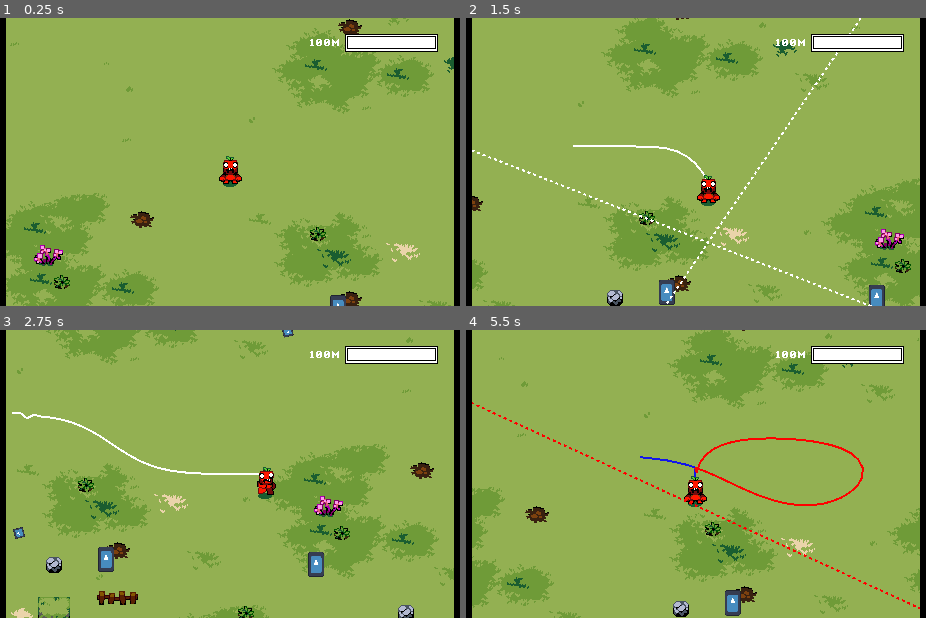
Above: before the commit, frames 1-4 (two rows, left to right).
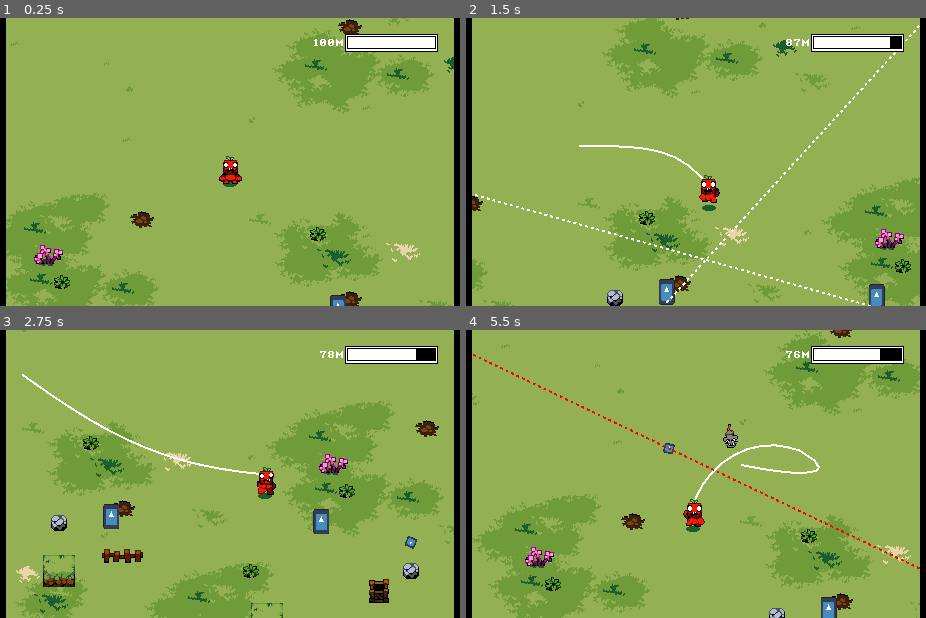
Above: after the commit, the same moments.

Repository: elementary-luke/GMTK2025
Game: Godot game, scene res://scenes/main.tscn
Two runs of this game, one before a commit and one after it. Both use one fixed random seed, a clock stepped at 60 frames per second and the inputs below. The engine's default icon, where the game draws it, is replaced by a stand-in: a white triangle on a blue panel in a dark square.
Inputs:
- Up to frame 1 (0.25 s): no input
- Up to frame 2 (1.5 s): tap Enter at 0.5 s; hold Right (right) 0.53-1.28 s; tap Space (main_action) at 0.6, 1.35 s; hold Down (down) from 1.28 s (still down)
- Up to frame 3 (2.75 s): release Down (down) at 2.03 s; hold Right (right) from 2.03 s (still down); tap Space (main_action) at 2.1 s
- Up to frame 4 (5.5 s): release Right (right) at 2.78 s; hold Up (up) 2.78-3.53 s; tap Space (main_action) every 0.75 s from 2.85 to 5.1 s; hold Left (left) 3.53-5.03 s; hold Down (down) from 5.03 s (still down)

The runs differ from the first frame. In frame 1, less than 0.1% of the frame differs, in the area x 67-75%, y 7-10%; in frame 2, 2.2%; in frame 3, 27%; in frame 4, 27%, in the area x 1-99%, y 0-100%.

Commit message:
ammo bard

Diff:
--- a/rope.gd
+++ b/rope.gd
@@ -1,9 +1,10 @@
 extends Node2D
 var segments = []
-var seg_len = 10.0
+var seg_len = 15.0
 var start_nsegments = 10
 var start_pos = Vector2(0.0, 0.0)
 var segments_in_loop = 10
+var rope_phy_iterations = 20
 var collision_radius = 2.0
 var intersection_counter = 0
 var intersection_max = 10
@@ -77,11 +78,11 @@
 	resolve_collisions()
 
 	if Global.Player.moving:
-		for i in range(0, 5):
+		for i in range(0, rope_phy_iterations):
 			apply_distance_constraints()
 			resolve_collisions()
 
-		for i in range(0, 5):
+		for i in range(0, rope_phy_iterations):
 			apply_smoothing_constraints()
 			resolve_collisions()
 
--- a/scenes/main.tscn
+++ b/scenes/main.tscn
@@ -499,31 +499,35 @@
 [node name="MapGenerator" type="Node2D" parent="."]
 script = ExtResource("2_o6xl0")
 
-[node name="CanvasLayer" type="CanvasLayer" parent="."]
+[node name="UI" type="CanvasLayer" parent="."]
 offset = Vector2(256, 144)
 transform = Transform2D(1, 0, 0, 1, 256, 144)
 
-[node name="Sidebars" type="Sprite2D" parent="CanvasLayer"]
+[node name="Sidebars" type="Sprite2D" parent="UI"]
 texture = ExtResource("2_tefeu")
 
-[node name="RopeAmmoBar" type="Sprite2D" parent="CanvasLayer"]
+[node name="RopeAmmoBar" type="Sprite2D" parent="UI"]
 position = Vector2(161.5, -119)
 texture = ExtResource("4_trceg")
 
-[node name="Sprite2D" type="Sprite2D" parent="CanvasLayer"]
-
-[node name="RichTextLabel" type="RichTextLabel" parent="CanvasLayer"]
-offset_left = 76.0
-offset_top = -124.0
-offset_right = 116.0
+[node name="Sprite2D" type="Sprite2D" parent="UI"]
+
+[node name="AmmoLabel" type="RichTextLabel" parent="UI"]
+offset_left = 50.0
+offset_top = -125.0
+offset_right = 115.0
 offset_bottom = -114.0
 theme_override_fonts/normal_font = ExtResource("5_a8y0u")
 theme_override_font_sizes/normal_font_size = 8
-bbcode_enabled = true
-text = "[center]100m"
-
-[node name="Polygon2D" type="Polygon2D" parent="CanvasLayer"]
-position = Vector2(118, -125)
+text = "100m"
+horizontal_alignment = 2
+vertical_alignment = 1
+
+[node name="AmmoPivot" type="Node2D" parent="UI"]
+position = Vector2(118, -119)
+
+[node name="AmmoPoly" type="Polygon2D" parent="UI/AmmoPivot"]
+position = Vector2(0, -6)
 polygon = PackedVector2Array(0, 0, 0, 11, 87, 11, 87, 0)
 
 [node name="Player" type="CharacterBody2D" parent="." groups=["player"]]
@@ -566,6 +570,7 @@
 
 [node name="ScissorTimer" type="Timer" parent="."]
 wait_time = 5.0
+autostart = true
 
 [node name="Blaster" parent="." instance=ExtResource("15_jkv2x")]
 position = Vector2(108, 157)
--- a/scripts/player.gd
+++ b/scripts/player.gd
@@ -14,6 +14,9 @@
 var can_be_stunned = true
 var last = Vector2(0, 0)
 var can_extend = false
+var rope_left : float = 100
+var max_rope : float = 100
+var min_rope_segments = 2
 
 var anim_name = "idle_forward"
 var last_dir = "forward"
@@ -47,17 +50,21 @@
 
 	if casting_rope:
 		var to_end = global_position.distance_to(segments[-2].pos)
-		if to_end >= Global.Rope.seg_len and can_extend:#&& Global.Rope.get_rope_length() >= Global.Rope.max_length():
+		if to_end >= Global.Rope.seg_len and can_extend and rope_left > 0:#&& Global.Rope.get_rope_length() >= Global.Rope.max_length():
 			Global.Rope.add_segment()
+			rope_left -= 1
+			rope_left = max(rope_left, 0)
 
 		if Input.is_action_just_pressed("main_action"):
 			can_extend = !can_extend
 
 	else:
 		Global.Rope.start_pos = global_position
-		if Input.is_action_just_pressed("main_action"):
-			for i in range(0, 5):
+		if Input.is_action_just_pressed("main_action") and rope_left > min_rope_segments:
+			for i in range(0, min_rope_segments):
 				Global.Rope.add_segment()
+				rope_left -= min_rope_segments
+				rope_left = max(rope_left, 0)
 			casting_rope = true
 			can_extend = true
 
@@ -66,6 +73,13 @@
 	move_and_slide()
 
 	no_move = false
+
+	var percentage_left = rope_left / max_rope
+	var bar = Global.Root.get_node("UI/AmmoPivot")
+	bar.scale.x = lerp(bar.scale.x, percentage_left, 0.8)
+	var label = Global.Root.get_node("UI/AmmoLabel")
+	label.text = str(int(lerp(0, 100, percentage_left))) + "m"
+
 
 func play_anim(intent):
 	if moving:
Not shown, changed: export_presets.cfg
Not shown: 1 places in scenes/bullet.tscn that only renumber resources
